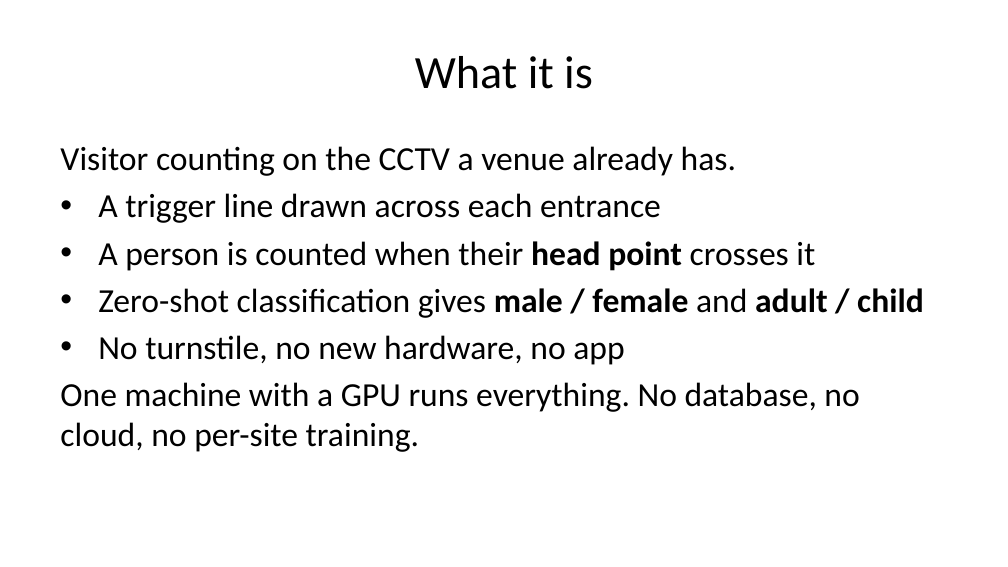
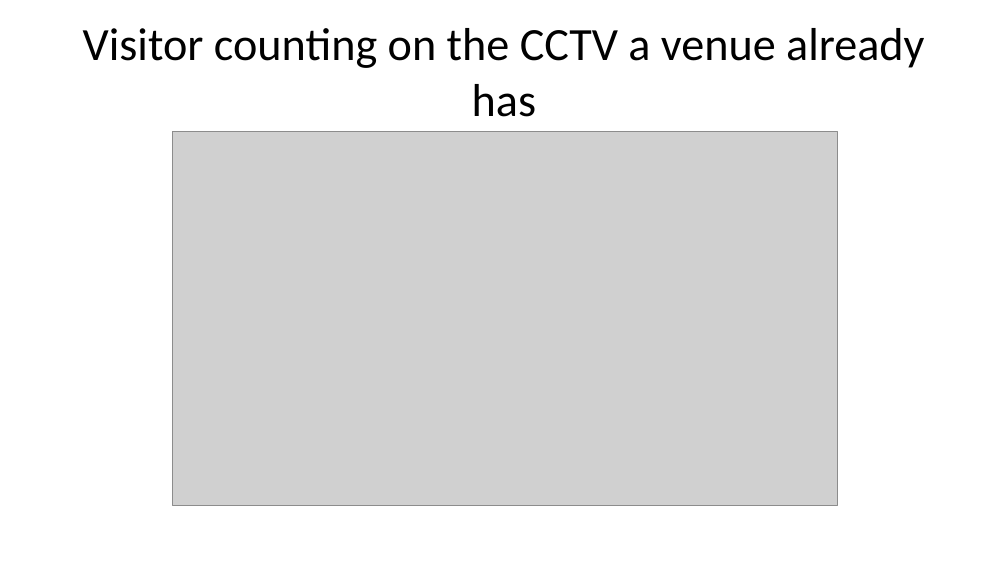
Before and after one commit to felixyustian/visitor-counting-console, a slide deck: slide 2 of docs/Visitor-Counting-Console-Deck.pptx. Drawn at 1008x567 pixels with LibreOffice and Linux fonts; fonts in the diff are those of the drawing; grey boxes stand for pictures. Boxes give left, top, right and bottom in pixels: in the first picture for what was removed or moved away, otherwise in the second. Text is boxed around its words. In the diff, an @@ line names an element or a change of style, - is before the commit and + after.

```diff
--- a/docs/Visitor-Counting-Console-Deck.pptx
+++ b/docs/Visitor-Counting-Console-Deck.pptx
@@ title at (x1=83, y1=28, x2=924, y2=117): text changed @@
-What it is
+Visitor counting on the CCTV a venue already has
@@ text removed at (x1=60, y1=146, x2=924, y2=452) @@
-Visitor counting on the CCTV a venue already has.
-• A trigger line drawn across each entrance
-• A person is counted when their head point crosses it
-• Zero-shot classification gives male / female and adult / child
-• No turnstile, no new hardware, no app
-One machine with a GPU runs everything. No database, no cloud, no per-site training.
@@ picture added at (x1=172, y1=132, x2=838, y2=506) @@
```
Also in this commit, not shown: 11 other slides changed, 14 slides added, 1 slide removed, 17 other files.
